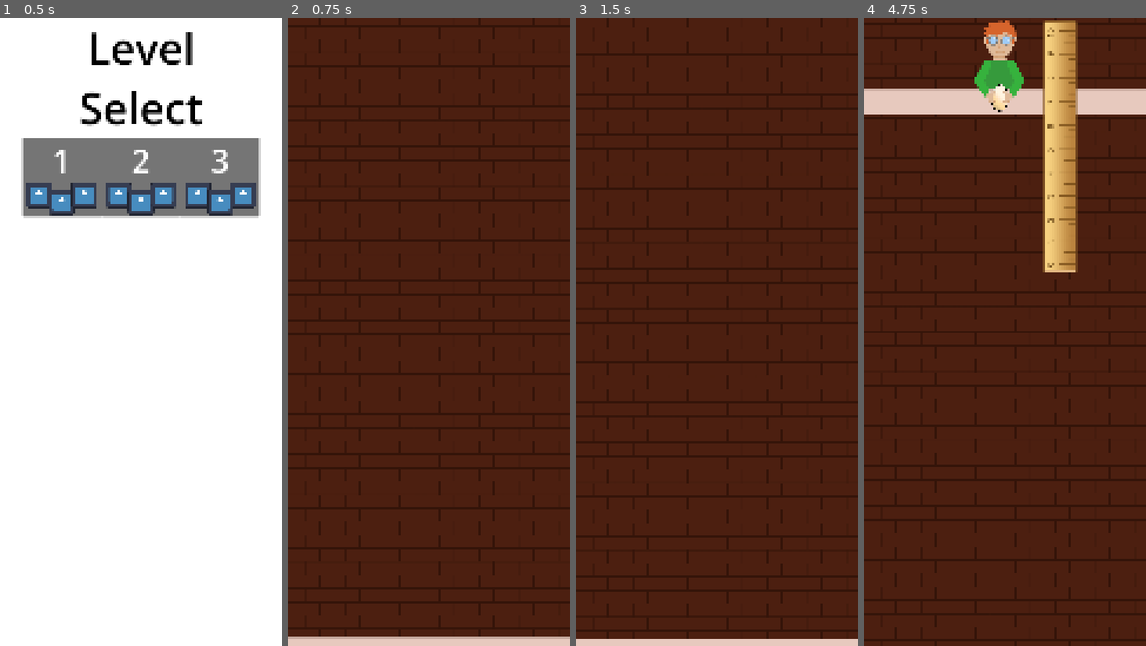
Above: before the commit, frames 1-4 (left to right).
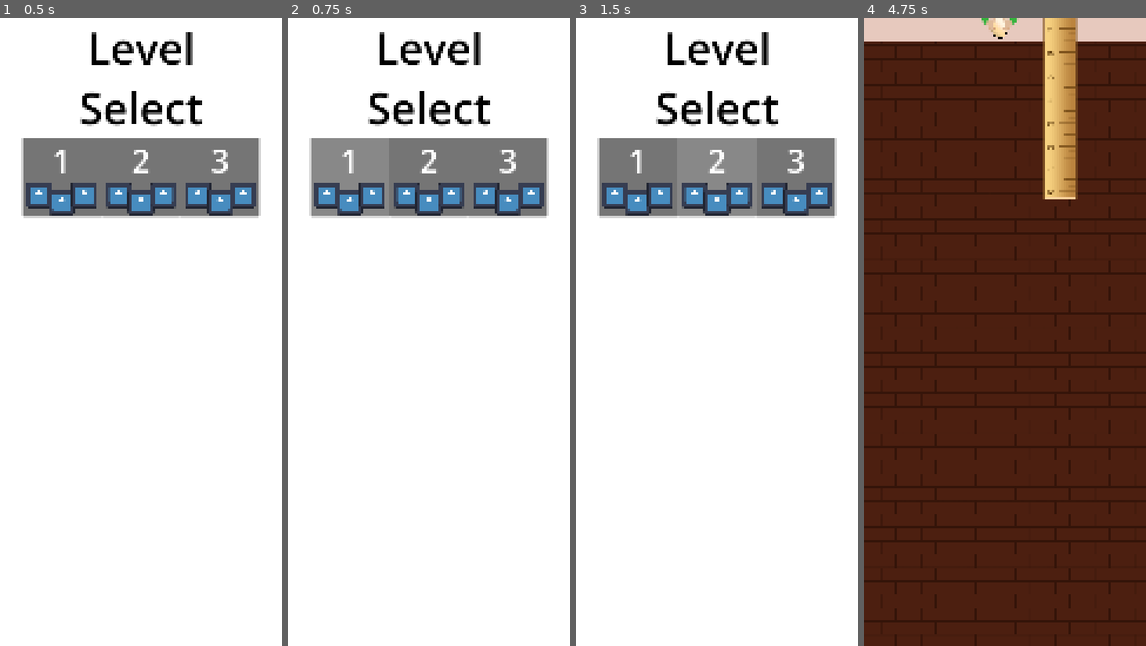
Above: after the commit, the same moments.

Repository: KaratePikachu/egg-drop
Game: Godot game, scene res://ui/main_menu/main_menu.tscn
Same seed, same stepped clock (60 frames per second), same inputs: the game is played once before the commit and once after it. The project has no main scene, so this scene is started directly. The engine's default icon, where the game draws it, is replaced by a stand-in: a white triangle on a blue panel in a dark square.
Inputs (mouse positions are in pixels of both pictures, inside the frame that each line leads up to):
- Up to frame 1 (0.5 s): no input
- Up to frame 2 (0.75 s): click "1" at 0.5 s
- Up to frame 3 (1.5 s): click (717, 175) at 1.25 s, where only the run after the commit has a clickable "2"
- Up to frame 4 (4.75 s): move the mouse to (1067, 300) at 2.02 s; hold S (right_bomb) 2.03-2.78 s; tap T (bottom_bomb) at 2.1 s; move the mouse to (948, 363) at 2.77 s; hold W (left_bomb) 2.78-3.53 s; click (948, 363) at 2.85 s; move the mouse to (1033, 193) at 3.52 s; hold Mouse wheel down (scroll_down) 3.53-4.28 s; hold S (right_bomb) from 3.53 s (still down); move the mouse to (990, 457) at 4.27 s; tap Mouse wheel up (scroll_up) at 4.35 s

Frame 1 is identical in both runs. In frame 2, 100% of the frame differs, in the area x 0-100%, y 0-100%; in frame 3, 100%; in frame 4, 10%.

Commit message:
more sound effects

Diff:
--- a/egg/egg.gd
+++ b/egg/egg.gd
@@ -7,6 +7,7 @@
 @onready var SFXFanL = $SFXFanL
 @onready var SFXFanR = $SFXFanR
 @onready var SFXBomb = $SFXBomb
+@onready var SFXEggCrack = $SFXEggCrack
 
 @export var parachute_terminal_velocity: float
 
@@ -128,7 +129,6 @@
 				velocity.x += bomb_impulse
 			SFXBomb.play()
 		"left_bomb":
-
 			if parachute_open:
 				omega = 8
 				theta = 0.5
@@ -152,7 +152,6 @@
 	parachute_open = true
 # Called every frame. 'delta' is the elapsed time since the previous frame.
 func _physics_process(delta: float) -> void:
-
 	var torque = fan_force
 	var omega_accel = torque
 	if parachute_open:
@@ -176,6 +175,7 @@
 		if node is Sprite2D:
 			node.hide()
 	is_dead = true
+	SFXEggCrack.play()
 	$CPUParticles2D.show()
 	$CPUParticles2D.emitting = true
 	await $CPUParticles2D.finished
--- a/egg/egg.tscn
+++ b/egg/egg.tscn
@@ -13,6 +13,7 @@
 [ext_resource type="AudioStream" uid="uid://uwg831lopha2" path="res://assets/sfx/Fan Blow L.wav" id="11_8acdo"]
 [ext_resource type="AudioStream" uid="uid://yo2sm01ck4f" path="res://assets/sfx/Fan Blow R.wav" id="12_j3bdp"]
 [ext_resource type="AudioStream" uid="uid://dceo55j8s3vge" path="res://assets/sfx/Explosion x1.wav" id="13_j3bdp"]
+[ext_resource type="AudioStream" uid="uid://cebb8lww2g2oi" path="res://assets/sfx/sfx_eggCrackHard_1.wav" id="14_8pcjj"]
 
 [sub_resource type="Resource" id="Resource_2h7ub"]
 script = ExtResource("2_1neqk")
@@ -111,3 +112,6 @@
 
 [node name="SFXBomb" type="AudioStreamPlayer" parent="." unique_id=1832244593]
 stream = ExtResource("13_j3bdp")
+
+[node name="SFXEggCrack" type="AudioStreamPlayer" parent="." unique_id=1399688222]
+stream = ExtResource("14_8pcjj")
--- a/obstacles/fat_guy/fat_guy.gd
+++ b/obstacles/fat_guy/fat_guy.gd
@@ -3,6 +3,7 @@
 var fell : bool = false
 var vel : float = 0.0
 @onready var guy :Sprite2D = $Sprite2D/Guy
+@onready var SFXFatguyFall = $SFXFatguyFall
 @export var area_2d: Area2D
 
 #func _ready() -> void:
@@ -17,6 +18,7 @@
 		await tween.finished
 		area_2d.monitoring = true
 		guy.reparent(self)
+		SFXFatguyFall.play()
 		$EmptyWindowArt.texture = preload("res://assets/JamfestFall2027Art/JamfestFall2027Art/BrokenWindowArt.png")
 		tween = get_tree().create_tween()
 		tween.set_trans(Tween.TRANS_QUAD)
--- a/obstacles/fat_guy/fat_guy.tscn
+++ b/obstacles/fat_guy/fat_guy.tscn
@@ -3,6 +3,7 @@
 [ext_resource type="Script" uid="uid://cdd1efk7g25pi" path="res://obstacles/fat_guy/fat_guy.gd" id="1_3gl2i"]
 [ext_resource type="Texture2D" uid="uid://bh1m6tx1h5rx2" path="res://assets/JamfestFall2027Art/JamfestFall2027Art/NormalWindowArt.png" id="2_3gl2i"]
 [ext_resource type="Texture2D" uid="uid://cpb2ma8qf4v3e" path="res://assets/JamfestFall2027Art/JamfestFall2027Art/FatGuyArt.png" id="2_qjhma"]
+[ext_resource type="AudioStream" uid="uid://ioo41d7m6fl4" path="res://assets/sfx/sfx_FatManFallWindow.wav" id="4_qjhma"]
 
 [sub_resource type="Gradient" id="Gradient_ji5sd"]
 
@@ -47,5 +48,8 @@
 [node name="CollisionShape2D" type="CollisionShape2D" parent="DangerZone" unique_id=1751006196]
 shape = SubResource("RectangleShape2D_qjhma")
 
+[node name="SFXFatguyFall" type="AudioStreamPlayer" parent="." unique_id=619349063]
+stream = ExtResource("4_qjhma")
+
 [connection signal="body_entered" from="Sprite2D/Guy/Area2D" to="." method="_on_area_2d_body_entered"]
 [connection signal="body_entered" from="DangerZone" to="." method="_on_danger_zone_body_entered"]
--- a/obstacles/mafia/mafia.gd
+++ b/obstacles/mafia/mafia.gd
@@ -1,5 +1,8 @@
 extends Node2D
 class_name Mafia
+
+@onready var SFXGunshot = $SFXGunshot
+@onready var SFXReload = $SFXReload
 
 @export var detection_dist : float = 500
 @export var aim_dist : float = 500
@@ -26,7 +29,9 @@
 			$Crosshair.global_position = egg.global_position
 			$Crosshair.show()
 			has_ammo = false
+			SFXReload.play()
 			await get_tree().create_timer(1.0).timeout
+			SFXGunshot.play()
 			var bodies :Array[Node2D]= $Crosshair.get_overlapping_bodies()
 			if bodies.has(egg):
 				egg.death()
--- a/obstacles/mafia/mafia.tscn
+++ b/obstacles/mafia/mafia.tscn
@@ -5,6 +5,8 @@
 [ext_resource type="Texture2D" uid="uid://cm0quh088qlh5" path="res://assets/JamfestFall2027Art/JamfestFall2027Art/MafiaGuyArmArt.png" id="2_kf13i"]
 [ext_resource type="Texture2D" uid="uid://cx5456p00yj0m" path="res://assets/JamfestFall2027Art/JamfestFall2027Art/MafiaGuyCrosshairArt.png" id="3_hf7er"]
 [ext_resource type="Texture2D" uid="uid://b4patidg6q410" path="res://assets/JamfestFall2027Art/JamfestFall2027Art/EmptyWindowArt.png" id="4_u5v5p"]
+[ext_resource type="AudioStream" uid="uid://da5pq717dv4wv" path="res://assets/sfx/sfx_MafiGunShoot_End.wav" id="6_u5v5p"]
+[ext_resource type="AudioStream" uid="uid://uvle1lrixtmj" path="res://assets/sfx/sfx_MafiGunShoot_Reload.wav" id="7_yvybb"]
 
 [sub_resource type="CircleShape2D" id="CircleShape2D_kfoe6"]
 radius = 78.05767
@@ -38,3 +40,9 @@
 [node name="MafiaGuyCrosshairArt" type="Sprite2D" parent="Crosshair" unique_id=680431448]
 position = Vector2(-3, 12)
 texture = ExtResource("3_hf7er")
+
+[node name="SFXGunshot" type="AudioStreamPlayer" parent="." unique_id=1807541759]
+stream = ExtResource("6_u5v5p")
+
+[node name="SFXReload" type="AudioStreamPlayer" parent="." unique_id=1824296461]
+stream = ExtResource("7_yvybb")
--- a/obstacles/wind/wind.gd
+++ b/obstacles/wind/wind.gd
@@ -1,5 +1,7 @@
 @tool
 extends Area2D
+
+@onready var SFXWind = $SFXWind
 
 @export var collision_shape : CollisionShape2D
 
@@ -36,8 +38,11 @@
 func _on_body_entered(body: Node2D) -> void:
 	if body is Egg:
 		body.fan_force += -wind_speed
+		if not SFXWind.playing():
+			SFXWind.play()
 
 
 func _on_body_exited(body: Node2D) -> void:
 	if body is Egg:
 		body.fan_force -= -wind_speed
+		SFXWind.stop()
--- a/obstacles/wind/wind.tscn
+++ b/obstacles/wind/wind.tscn
@@ -1,6 +1,7 @@
 [gd_scene format=3 uid="uid://dc72rt8fqehk6"]
 
 [ext_resource type="Script" uid="uid://744qmewj50vl" path="res://obstacles/wind/wind.gd" id="1_rpudw"]
+[ext_resource type="AudioStream" uid="uid://byvs8k6jh52nx" path="res://assets/sfx/sfx_Wind_Loop.wav" id="2_3escj"]
 
 [sub_resource type="Gradient" id="Gradient_rpudw"]
 offsets = PackedFloat32Array(1)
@@ -36,5 +37,8 @@
 [node name="CollisionShape2D" type="CollisionShape2D" parent="." unique_id=1428527328]
 shape = SubResource("RectangleShape2D_rpudw")
 
+[node name="SFXWind" type="AudioStreamPlayer" parent="." unique_id=1556378322]
+stream = ExtResource("2_3escj")
+
 [connection signal="body_entered" from="." to="." method="_on_body_entered"]
 [connection signal="body_exited" from="." to="." method="_on_body_exited"]
--- a/ui/main_menu/level_button.gd
+++ b/ui/main_menu/level_button.gd
@@ -1,6 +1,8 @@
 @tool
 extends Button
 class_name LevelButton
+
+@onready var SFXSelect = $SFXSelect
 
 @export var level_num : int:
 	set(val):
@@ -8,4 +10,6 @@
 		$LevelNum.text = str(level_num)
 
 func _on_pressed() -> void:
+	SFXSelect.play()
+	await get_tree().create_timer(1.0).timeout
 	Level.load_level(level_num-1)
--- a/ui/main_menu/level_button.tscn
+++ b/ui/main_menu/level_button.tscn
@@ -2,6 +2,7 @@
 
 [ext_resource type="Script" uid="uid://bhe5pw280xwff" path="res://ui/main_menu/level_button.gd" id="1_8a1js"]
 [ext_resource type="Texture2D" uid="uid://bq1kxrxmub3qq" path="res://icon.svg" id="2_rs4s2"]
+[ext_resource type="AudioStream" uid="uid://hcs7sb4jo4sj" path="res://assets/sfx/Select Button x1.wav" id="3_556ik"]
 
 [node name="LevelButton" type="Button" unique_id=1893504828]
 custom_minimum_size = Vector2(300, 300)
@@ -61,4 +62,7 @@
 text = "X"
 horizontal_alignment = 1
 
+[node name="SFXSelect" type="AudioStreamPlayer" parent="." unique_id=907481383]
+stream = ExtResource("3_556ik")
+
 [connection signal="pressed" from="." to="." method="_on_pressed"]
Not shown, added: assets/sfx/Select Button x1.wav.import
Not shown, changed: assets/sfx/sfx_Wind_Loop.wav.import
Not shown, added: assets/sfx/Select Button x1.wav
